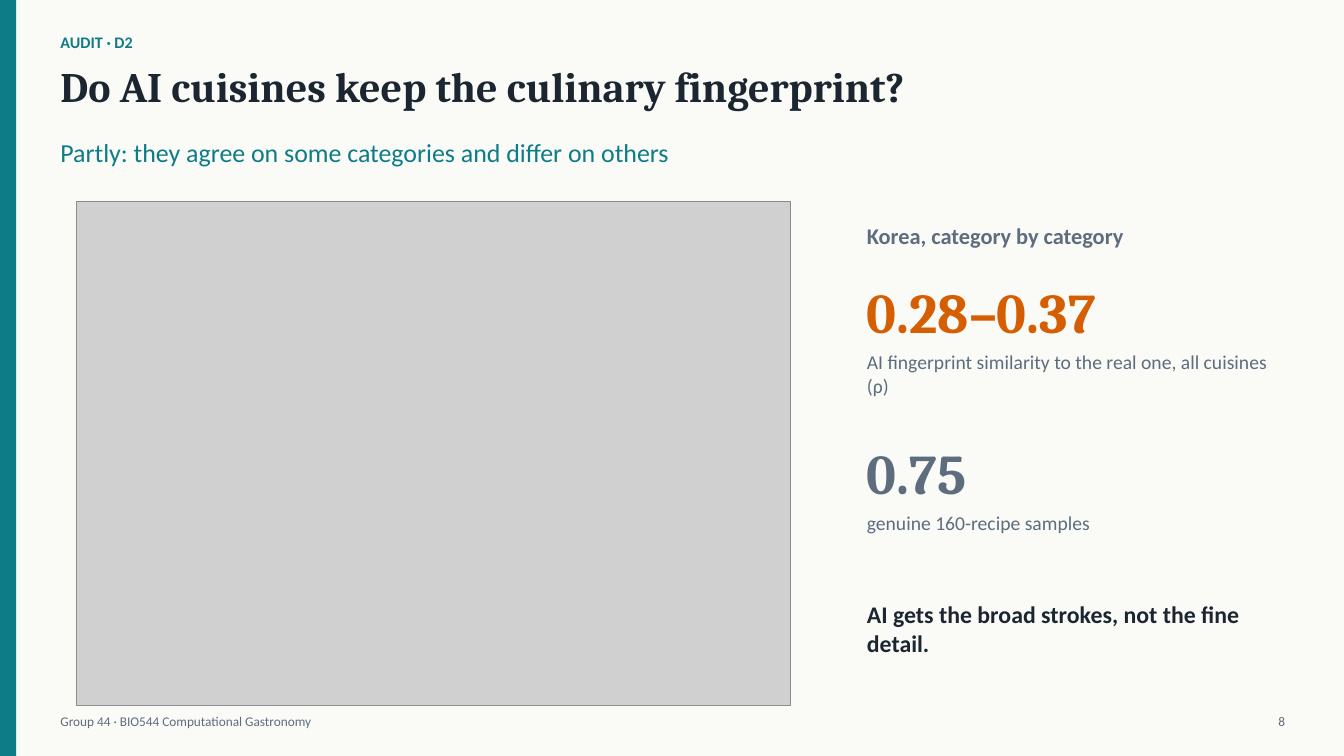
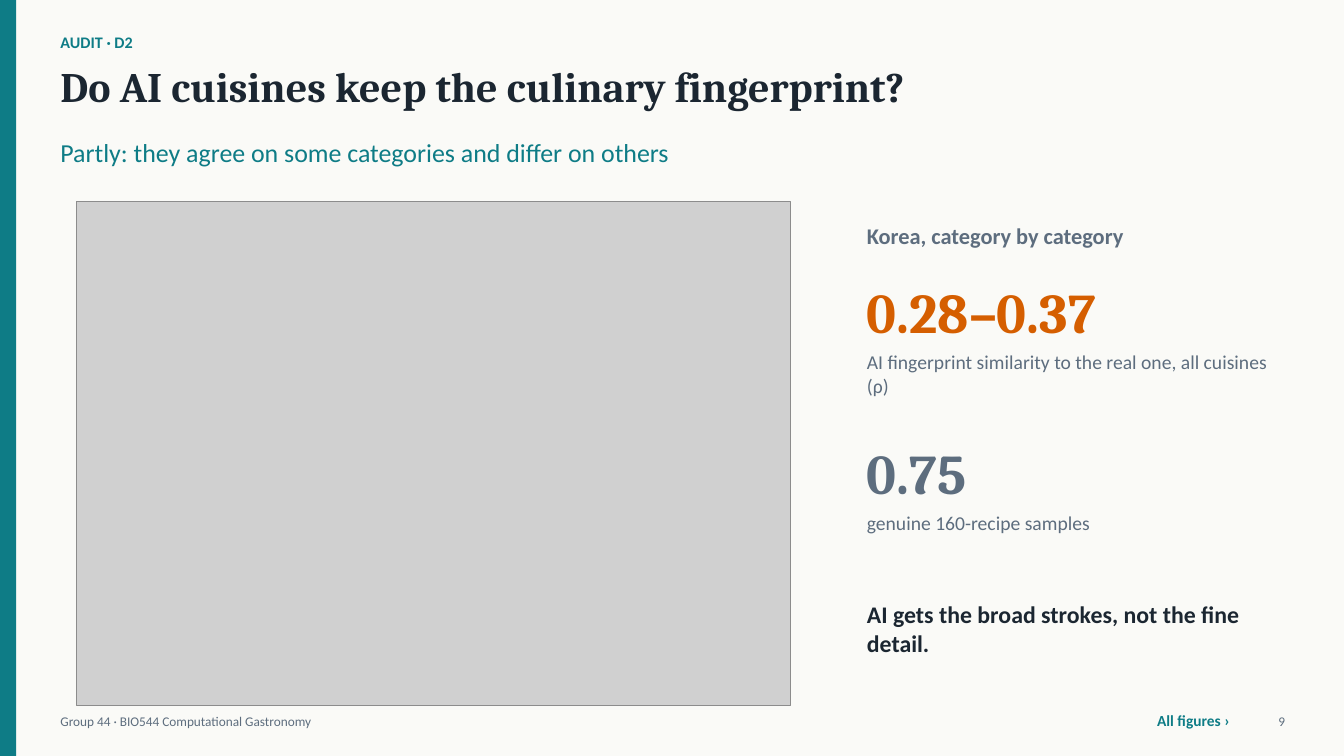
Before and after one commit to Nishant7p/CGAS-Project, a slide deck: slide 9 of deliverables/Group44_BIO544_slides.pptx (slide 8 before the commit). Drawn at 1344x756 pixels with LibreOffice and Linux fonts; fonts in the diff are those of the drawing; grey boxes stand for pictures. Boxes give left, top, right and bottom in pixels: in the first picture for what was removed or moved away, otherwise in the second. Text is boxed around its words. In the diff, an @@ line names an element or a change of style, - is before the commit and + after.

```diff
--- a/deliverables/Group44_BIO544_slides.pptx
+++ b/deliverables/Group44_BIO544_slides.pptx
@@ text added at (x1=1157, y1=715, x2=1220, y2=729), 11 pt, text #0E7C86, bold @@
+All figures ›
@@ text at (x1=1278, y1=717, x2=1285, y2=726): text changed @@
-8
+9
```
Also in this commit, not shown: 20 other slides changed, 2 slides added, 1 slide removed, 27 other files.
